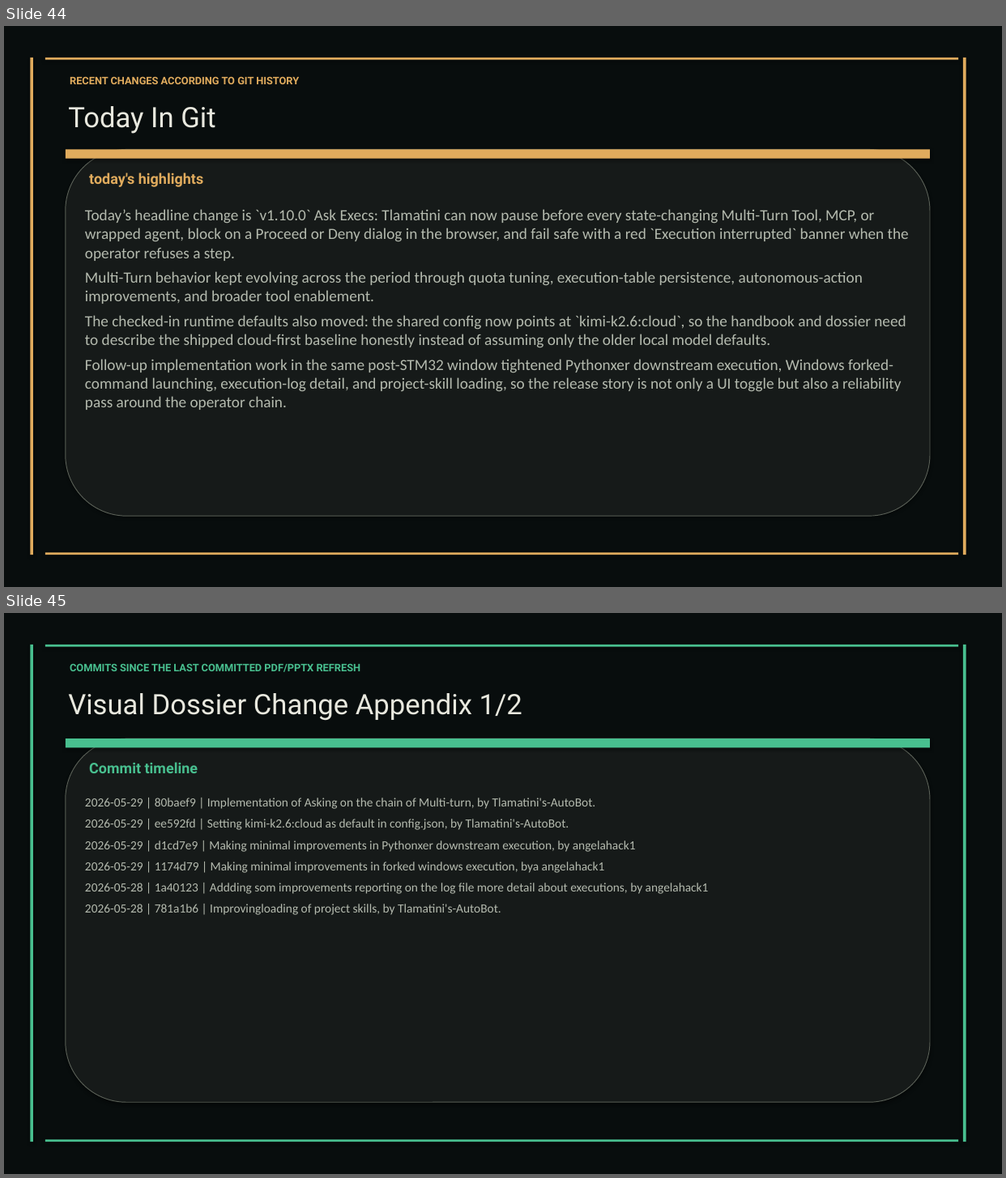
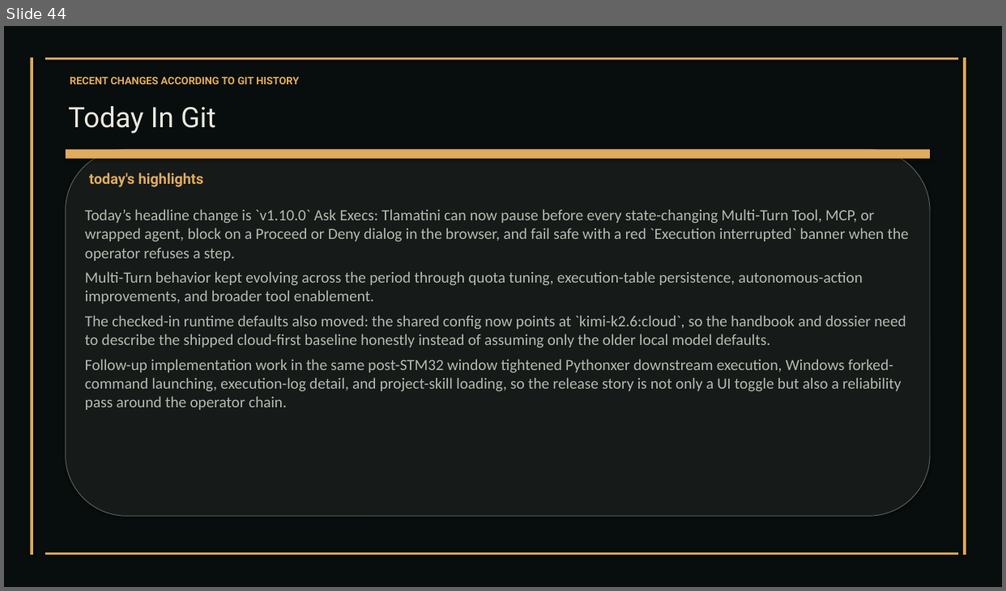
Before and after one commit to XAIHT/Tlamatini, a slide deck: Tlamatini_eXtended_Artificial_Intelligence_Humanly_Tempered.pptx. Shown one above the other, each under a label of ours: slides 44 and 45 before the commit, slide 44 after it. The pictures are 1006x1178 and 1006x591 pixels, drawn with LibreOffice and Linux fonts; fonts in the diff are those of the drawing. Boxes give left, top, right and bottom in pixels: in the first picture for what was removed or moved away, otherwise in the second. Text is boxed around its words. In the diff, an @@ line names an element or a change of style, - is before the commit and + after.

Commit message:
Updating visual documentation, by Tlamatini's-AutoBot.

```diff
--- a/Tlamatini_eXtended_Artificial_Intelligence_Humanly_Tempered.pptx
+++ b/Tlamatini_eXtended_Artificial_Intelligence_Humanly_Tempered.pptx
@@ slide 45 removed at box(4, 613, 1002, 1174), background #FFFFFF @@
@@ rectangle removed at box(4, 613, 1002, 1174) @@
@@ rectangle removed at box(30, 645, 33, 1142) @@
@@ rectangle removed at box(45, 645, 958, 647) @@
@@ rectangle removed at box(963, 645, 966, 1142) @@
@@ text removed at box(70, 663, 361, 672) @@
-COMMITS SINCE THE LAST COMMITTED PDF/PPTX REFRESH
@@ text removed at box(68, 693, 522, 721) @@
-Visual Dossier Change Appendix 1/2
@@ rounded rectangle removed at box(66, 739, 930, 1102) @@
@@ rectangle removed at box(66, 739, 930, 747) @@
@@ text removed at box(89, 762, 198, 773) @@
-Commit timeline
@@ text removed at box(85, 798, 709, 915) @@
-2026-05-29 | 80baef9 | Implementation of Asking on the chain of Multi-turn, by Tlamatini's-AutoBot.
-2026-05-29 | ee592fd | Setting kimi-k2.6:cloud as default in config.json, by Tlamatini's-AutoBot.
-2026-05-29 | d1cd7e9 | Making minimal improvements in Pythonxer downstream execution, by angelahack1
-2026-05-29 | 1174d79 | Making minimal improvements in forked windows execution, bya angelahack1
-2026-05-28 | 1a40123 | Addding som improvements reporting on the log file more detail about executions, by angelahack1
-2026-05-28 | 781a1b6 | Improvingloading of project skills, by Tlamatini's-AutoBot.
@@ rectangle removed at box(45, 1140, 958, 1142) @@
```
Also in this commit, not shown: 5 slides changed, 1 other slide removed, 2 other files.
